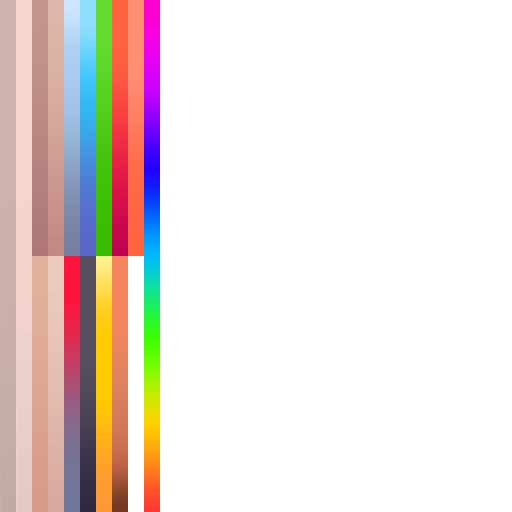
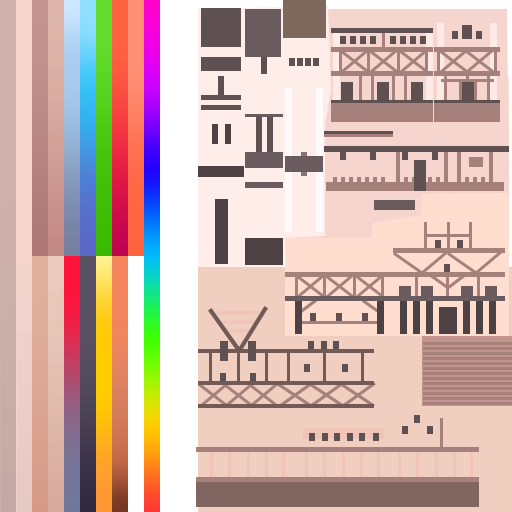
Two versions of the same layered image (512x512). Layer-by-layer changes:
added layer "Rectangle 2 copy 131" above "Rectangle 2 copy 130" over [208, 308, 241, 352]
added layer "Rectangle 2 copy 130" above "Rectangle 2 copy 134" over [238, 306, 268, 351]
added layer "Rectangle 2 copy 2" above "Rectangle 2 copy 114" over [283, 0, 326, 38]
added layer "Rectangle 2 copy 13" above "Rectangle 2 copy 16" over [245, 238, 283, 265]
added layer "Rectangle 2 copy" above "Rectangle 2 copy 113" over [245, 9, 281, 57]
added layer "Rectangle 2 copy 54" (1st of 4) above "Rectangle 2 copy 68" over [434, 103, 500, 122]
added layer "Rectangle 2 copy 72" above "Rectangle 2 copy 44" over [326, 182, 504, 191]
added layer "Rectangle 2 copy 44" above "Rectangle 2 copy 87" over [331, 103, 433, 122]
added layer "Rectangle 2 copy 87" (1st of 12) above "Rectangle 2 copy 142" over [285, 296, 505, 301]
added layer "Rectangle 2 copy 155" above "Rectangle 2 copy 154" over [196, 482, 479, 507]
added layer "Rectangle 2 copy 154" above "Rectangle 2 copy 153" over [196, 477, 479, 482]
added layer "Rectangle 2 copy 153" above "Rectangle 2 copy 87" over [196, 447, 479, 452]
added layer "Rectangle 2 copy 87" (12th of 12) above "Rectangle 2 copy 28" over [285, 272, 505, 277]
added layer "Rectangle 2 copy 80" above "Rectangle 2 copy 86" over [324, 146, 509, 152]
added layer "Rectangle 2" above "Layer 1" over [201, 8, 241, 47]
added layer "Rectangle 1 copy 25" above "Rectangle 2 copy 63" over [422, 336, 512, 406]
added layer "Rectangle 2 copy 25" above "Rectangle 2 copy 23" over [316, 88, 323, 232]
added layer "Rectangle 1 copy 26" above "Rectangle 1 copy 27" over [198, 6, 331, 267]
added layer "Rectangle 1 copy 27" above "Rectangle 1 copy 4" over [285, 9, 509, 238]
added layer "Rectangle 1 copy 28" above "Rectangle 1 copy 29" over [285, 78, 509, 336]
added layer "Rectangle 1 copy 29" above "Background" over [198, 267, 512, 512]
…and 220 more changes (220 added)
